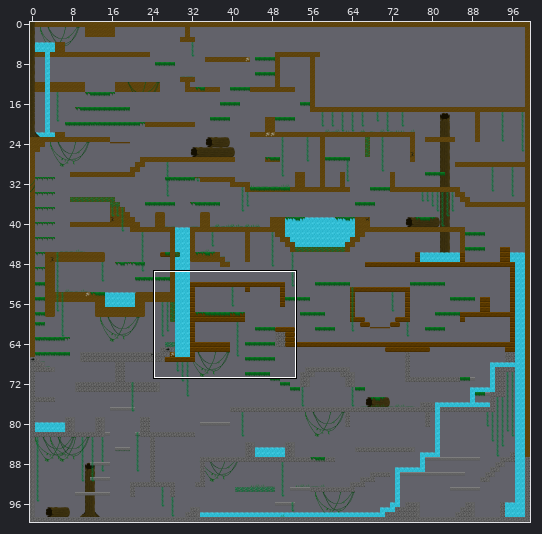
One commit to this Tiled map (JSON): assets/tiled/maps/forestlevel.json. Above, an overview of the earlier version with the close-up marked.
Close-up. Before:
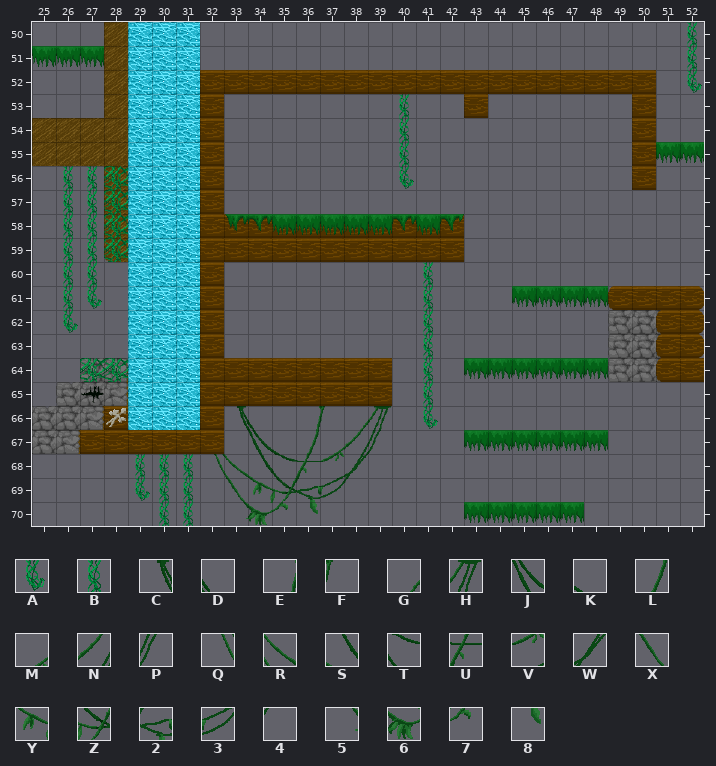
Cells are 32x32 px. Shown: x 25..52, y 50..70. The commit also changed other parts of the map, which this record leaves out.
Key: from "oneblock": A 27, B 29; from "vinehang": C 11, D 12, E 14, F 15, G 16, H 17, J 21, K 22, L 23, M 24, N 25, P 26, Q 28, R 29, S 30, T 31, U 32, V 33, W 34, X 38, Y 39, Z 40, 2 41, 3 42, 4 43, 5 47, 6 48, 7 49, 8 50.
_ is an empty cell, # one hidden under a higher layer.
Layers that did not change in this view are not listed.
Layer "background decoration" before, first column x 25:
50 ___________________________B
51 ___________________________B
52 ___________________________A
53 ____________________________
54 ____________________________
55 ____________________________
56 ____________________________
57 ____________________________
58 ____________________________
59 ____________________________
60 ____________________________
61 ____________________________
62 ____________________________
63 ____________________________
64 ____________________________
65 ____________________________
66 ______##CD_EFGH_____________
67 _______#_JKLMNP_____________
68 _______QRSTUVW______________
69 ________XYZ234______________
70 ________5678________________
The result:
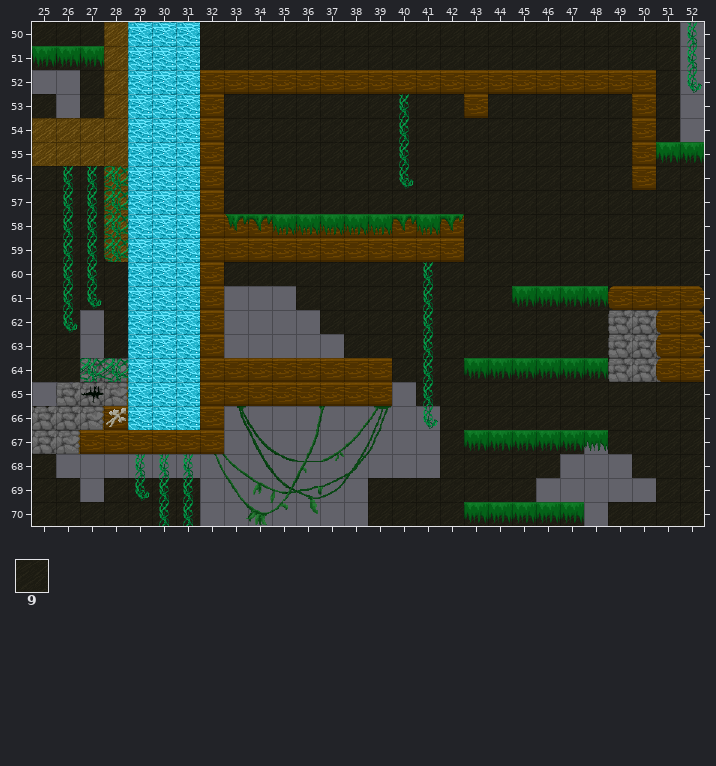
Further tiles: from "oneblock_night": 9 4.
The exact change:
Changed rows in their new state; . is an unchanged cell.
Layer "background decoration":
first column x 25:
50 999....99999999999999999999.
51 999....99999999999999999999.
52 ..9.......................9.
53 9.9.....9999999999.999999.9.
54 ........99999999999999999.9.
55 ........99999999999999999.99
56 999.....99999999999999999.99
57 999.....99999999999999999999
58 999...............9999999999
59 9999..............9999999999
60 9999....99999999999999999999
61 9999.......99999999999999..9
62 99.9........9999999999999..9
63 99.9.........999999999999..9
64 99.............9999999999...
65 ................999999999999
66 9................99999999999
67 .................999999.9999
68 9................99999...999
69 99.9999.......9999999.....99
70 9999999.......999999999.9999
Boxes around the changes in both close-ups, in picture pixels (x1, y1, x2, y2):
added: (32, 22, 104, 118)
added: (200, 22, 704, 526)
added: (32, 166, 128, 382)
added: (33, 406, 49, 408)
added: (32, 454, 200, 526)
